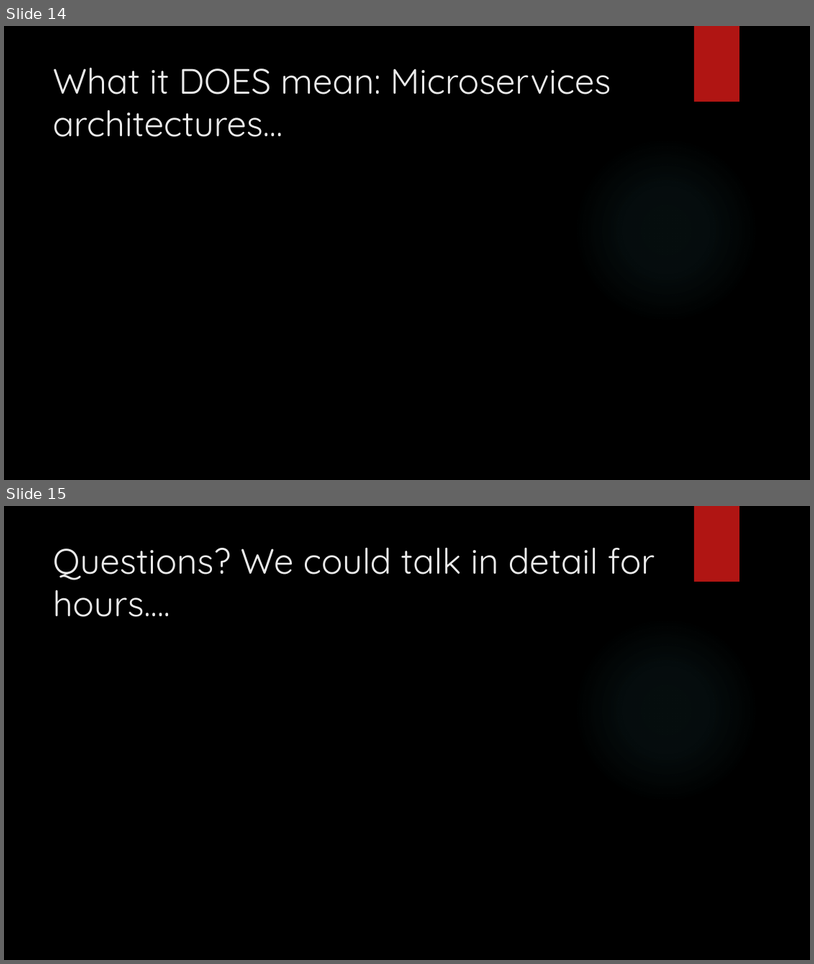
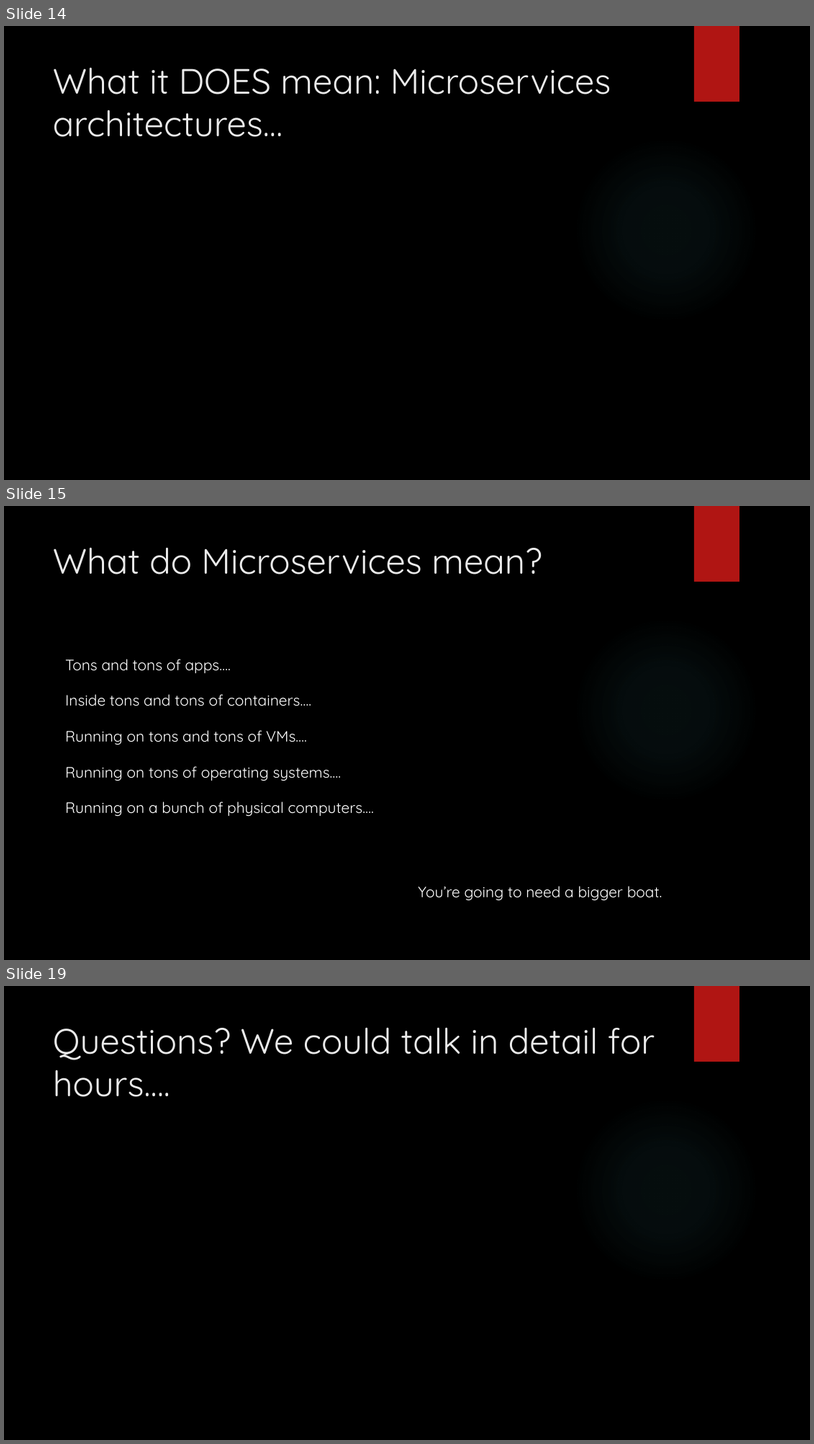
Before and after one commit to arif-aigonix/leap2015, a slide deck: Containers and Clusters in Azure.pptx. Shown one above the other, each under a label of ours: slides 14 and 15 before the commit, slides 14, 15 and 19 after it; the slides between them are not shown. The pictures are 814x964 and 814x1444 pixels, drawn with LibreOffice and Linux fonts; fonts in the diff are those of the drawing; background and template pictures are left out. Boxes give left, top, right and bottom in pixels: in the first picture for what was removed or moved away, otherwise in the second. Text is boxed around its words. In the diff, an @@ line names an element or a change of style, - is before the commit and + after.

```diff
--- a/Containers and Clusters in Azure.pptx
+++ b/Containers and Clusters in Azure.pptx
@@ slide 15 added at (4,506,810,960), background picture (left out); not listed: 3 template elements that a slide beside it also shows @@
@@ title added at (53,547,543,574), 42 pt, text #EBEBEB @@
+What do Microservices mean?
@@ text added at (65,659,231,673), 18 pt, text #FFFFFF @@
+Tons and tons of apps….
@@ text added at (65,694,311,706), 18 pt, text #FFFFFF @@
+Inside tons and tons of containers….
@@ text added at (65,730,307,744), 18 pt, text #FFFFFF @@
+Running on tons and tons of VMs….
@@ text added at (65,766,342,781), 18 pt, text #FFFFFF @@
+Running on tons of operating systems….
@@ text added at (65,801,374,816), 18 pt, text #FFFFFF @@
+Running on a bunch of physical computers….
@@ text added at (418,885,663,901), 18 pt, text #FFFFFF @@
+You’re going to need a bigger boat.
@@ what was slide 15 is now slide 19 @@
```
Also in this commit, not shown: 3 other slides added, 3 other files.
